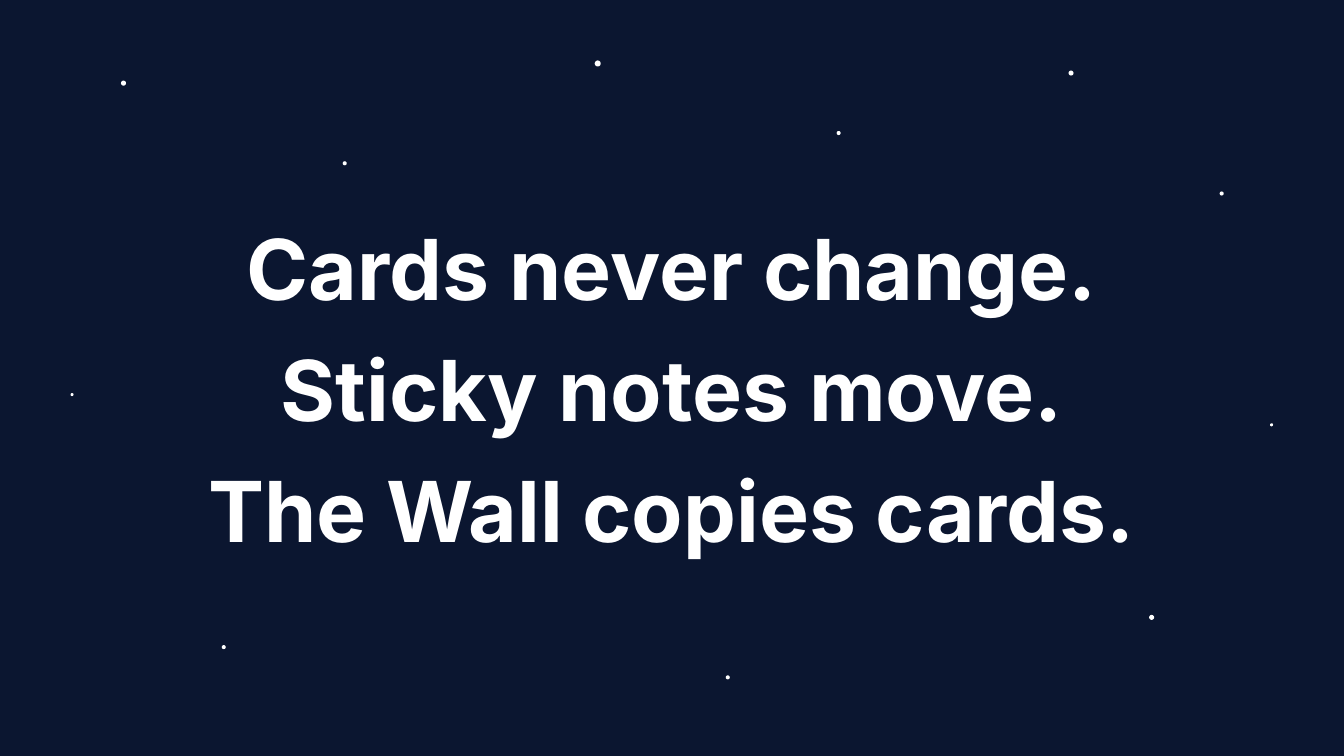
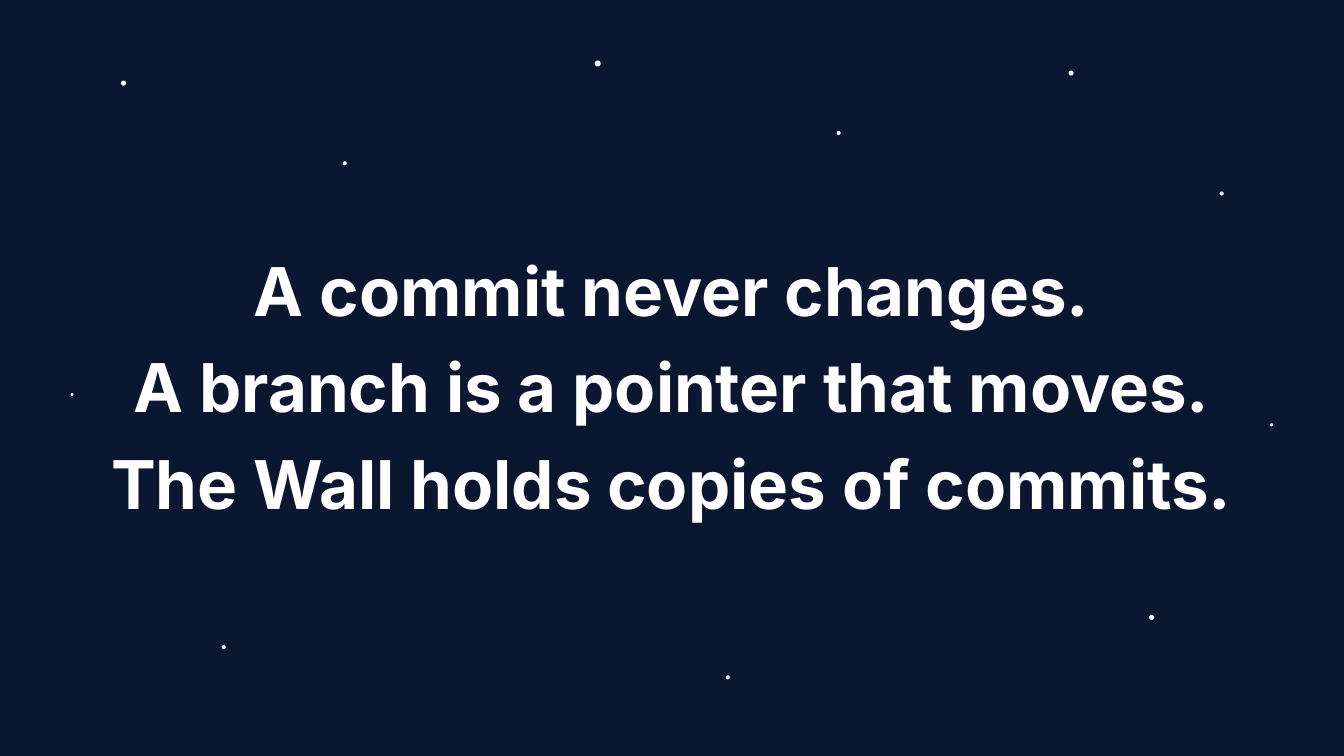
Before and after one commit to shubham3-ucb/cs294-pl, a slide deck: slide 12 of slides/tuesday_app.pptx. Drawn at 1344x756 pixels with LibreOffice and Linux fonts; fonts in the diff are those of the drawing. Boxes give left, top, right and bottom in pixels: in the first picture for what was removed or moved away, otherwise in the second. Text is boxed around its words. In the diff, an @@ line names an element or a change of style, - is before the commit and + after.

```diff
--- a/slides/tuesday_app.pptx
+++ b/slides/tuesday_app.pptx
@@ text at bbox=[111, 264, 1232, 523]: text changed; size 60 to 48 pt @@
-Cards never change.
-Sticky notes move.
-The Wall copies cards.
+A commit never changes.
+A branch is a pointer that moves.
+The Wall holds copies of commits.
```
Also in this commit, not shown: 11 other slides changed, 11 other files.
